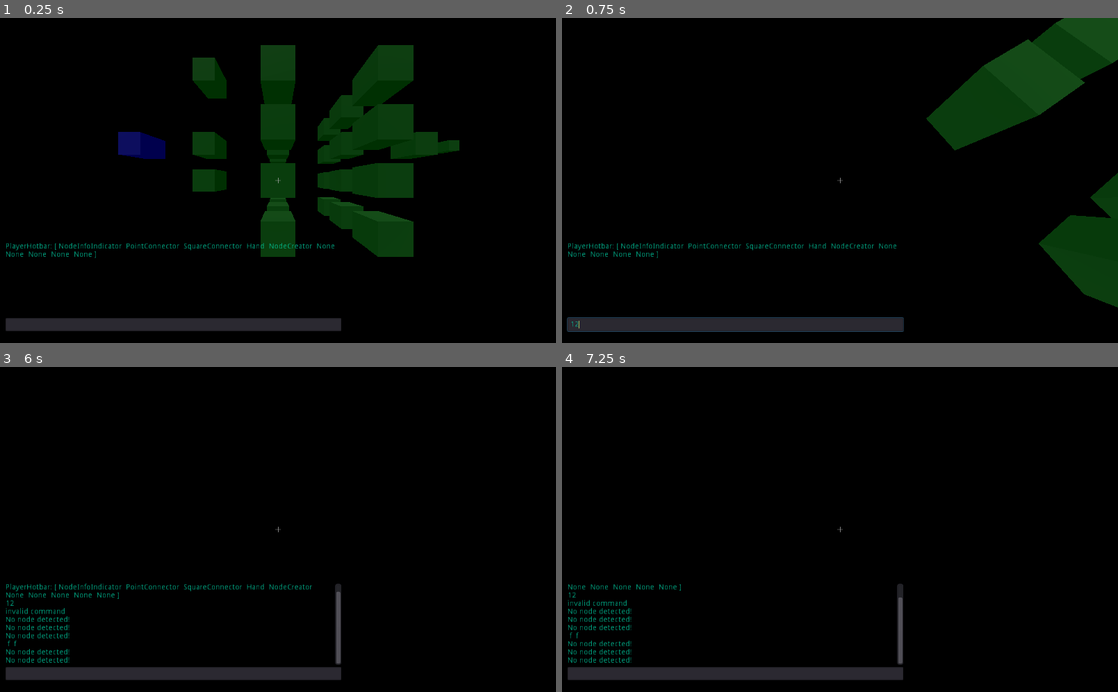
Above: before the commit, frames 1-4 (two rows, left to right).
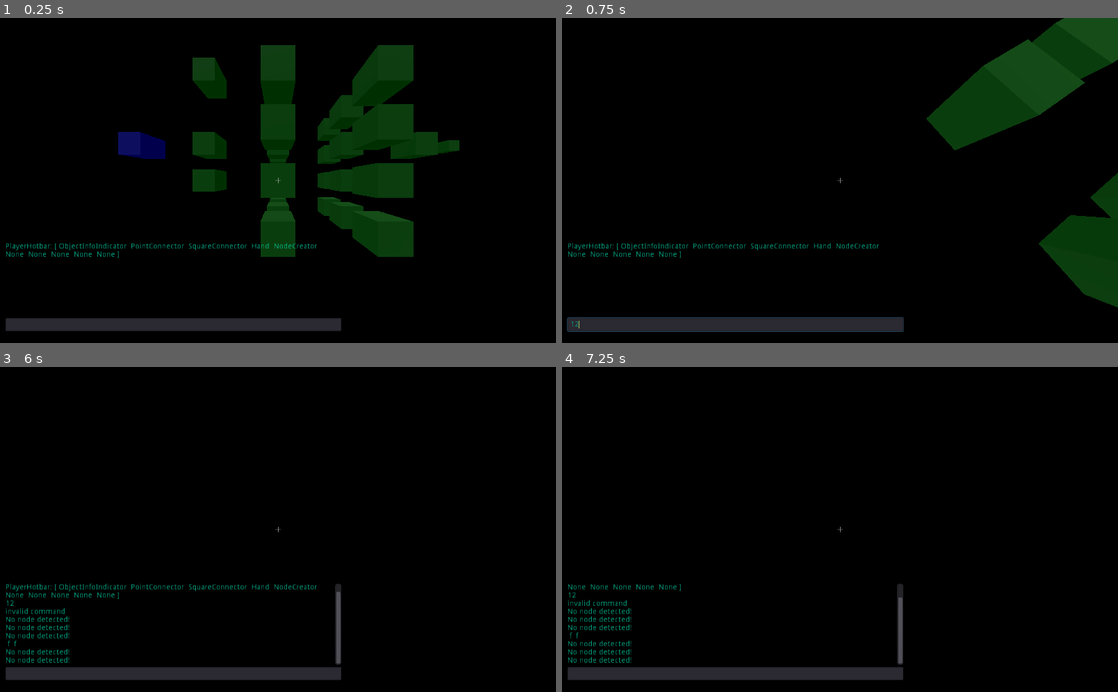
Above: after the commit, the same moments.

Repository: cozyBrain/NeuralNetworkBuilder
Game: Godot game, scene res://Session.tscn
Two runs of this game, one before a commit and one after it. Both use one fixed random seed, a clock stepped at 60 frames per second and the inputs below.
Inputs (mouse positions are in pixels of both pictures, inside the frame that each line leads up to):
- Up to frame 1 (0.25 s): no input
- Up to frame 2 (0.75 s): click (734, 323) at 0.52 s; type "12" at 0.6 s
- Up to frame 3 (6 s): tap Enter at 1.25, 3.5, 5 s; move the mouse to (305, 529) at 1.27 s; hold W from 1.28 s (still down); tap F (KEY_F) at 1.35, 2.3, 2.85, 3.8, 4.55, 5.3 s; click (305, 529) at 1.42 s; tap Space at 1.52, 2.27, 2.75, 3.77, 4.25, 4.52, 5.27, 5.75 s; move the mouse to (250, 529) at 2.02 s; tap C (KEY_C) at 2.1 s; click (250, 529) at 2.17 s; move the mouse to (289, 523) at 2.77 s; click (289, 523) at 2.92 s; move the mouse to (272, 536) at 3.52 s; tap T (KEY_T) at 3.6 s; click (272, 536) at 3.67 s; move the mouse to (316, 532) at 4.27 s; tap Tab (KEY_TAB) at 4.35 s; click (316, 532) at 4.42 s; move the mouse to (233, 526) at 5.02 s; tap O at 5.1 s; click (233, 526) at 5.17 s; move the mouse to (283, 529) at 5.77 s; hold P from 5.78 s (still down); click (283, 529) at 5.92 s
- Up to frame 4 (7.25 s): tap F (KEY_F) at 6.05, 6.8 s; move the mouse to (817, 523) at 6.52 s; release W at 6.53 s; release P at 6.53 s; hold D from 6.53 s (still down); tap Ctrl at 6.6 s; click (817, 523) at 6.67 s; tap Space at 6.77 s

The runs differ from the first frame. In frame 1, 0.5% of the frame differs, in the area x 10-61%, y 69-74%; in frame 2, 0.5%; in frame 3, 0.5%; in frame 4, nothing differs.

Commit message:
NodeInfoIndicator -> ObjectInfoIndicator : able to indicate links too. this was possible already. since I changed it to get object from dictionary using key Vector3(position, y, z), I had to tweak some codes. two main functions: get_instance_id, instance_from_id

Diff:
--- a/Global/Global.gd
+++ b/Global/Global.gd
@@ -4,12 +4,12 @@
 extends Node
 enum ID {
 	None, Player,
-	NII, PC, SC, H, NC,
+	OII, PC, SC, H, NC,
 	N_LeakyReLU, L_Synapse, N_NetworkController, N_Input, N_Tanh, N_Goal,
 }
 const IDtoString = [
 	"None", "Player",
-	"NodeInfoIndicator", "PointConnector", "SquareConnector", "Hand", "NodeCreator",
+	"ObjectInfoIndicator", "PointConnector", "SquareConnector", "Hand", "NodeCreator",
 	"N_LeakyReLU", "L_Synapse", "N_NetworkController", "N_Input", "N_Tanh", "N_Goal",
 ]
 const dx = 0.001
--- a/Links/L_Synapse/L_Synapse.tscn
+++ b/Links/L_Synapse/L_Synapse.tscn
@@ -17,8 +17,6 @@
 
 [node name="L_Synapse" type="StaticBody"]
 transform = Transform( 1, -1.19209e-07, 0, 1.19209e-07, 1, 0, 0, 0, 1, 0, 0, 0 )
-collision_layer = 0
-collision_mask = 0
 script = ExtResource( 1 )
 
 [node name="CollisionShape" type="CollisionShape" parent="."]
--- a/Player/Console.gd
+++ b/Player/Console.gd
@@ -33,7 +33,7 @@
 
 	var Tool = get_node_or_null(toolsPath + splittedArg[0])
 	if Tool == null:  # when the tool doesn't exist
-		return str("\"", splittedArg[0], "\" doesn't exist!\n")
+		return str("Tool \"", splittedArg[0], "\" doesn't exist!\n")
 
 	var output = Tool.handle(splittedArg[1])
 	if typeof(output) == TYPE_STRING:
--- a/Player/Player.gd
+++ b/Player/Player.gd
@@ -22,7 +22,7 @@
 var hotbarSubSelection : bool = false
 var ToolHotbar
 
-var hotbar = [G.ID.NII,G.ID.PC,G.ID.SC,G.ID.H,G.ID.NC,G.ID.None,G.ID.None,G.ID.None,G.ID.None,G.ID.None]  # size:10  hotbar lol! Korean people will see why
+var hotbar = [G.ID.OII,G.ID.PC,G.ID.SC,G.ID.H,G.ID.NC,G.ID.None,G.ID.None,G.ID.None,G.ID.None,G.ID.None]  # size:10  hotbar lol! Korean people will see why
 
 func _ready():
 	Input.set_mouse_mode(Input.MOUSE_MODE_CAPTURED)
@@ -188,9 +188,9 @@
 		if event.is_pressed():
 			if Tool != null:
 				match hotbar[hotbarSelection]:
-					G.ID.NII:
+					G.ID.OII:
 						if rayCastDetectedObject != null:
-							console.processCommand(str("Tool NodeInfoIndicator ", str(rayCastDetectedObject.translation)))
+							console.processCommand(str("Tool ObjectInfoIndicator ", str(rayCastDetectedObject.get_instance_id())))
 						else:
 							console.println("No node detected!")
 					G.ID.PC:
--- a/Player/Player.tscn
+++ b/Player/Player.tscn
@@ -3,7 +3,7 @@
 [ext_resource path="res://Player/Player.gd" type="Script" id=1]
 [ext_resource path="res://Player/crosshair.png" type="Texture" id=2]
 [ext_resource path="res://Player/Tools/PointConnector.tscn" type="PackedScene" id=3]
-[ext_resource path="res://Player/Tools/NodeInfoIndicator.tscn" type="PackedScene" id=4]
+[ext_resource path="res://Player/Tools/ObjectInfoIndicator.tscn" type="PackedScene" id=4]
 [ext_resource path="res://Player/Tools/Hand.tscn" type="PackedScene" id=5]
 [ext_resource path="res://Player/Tools/SquareConnector.tscn" type="PackedScene" id=6]
 [ext_resource path="res://Player/Tools/NodeCreator.tscn" type="PackedScene" id=7]
@@ -99,8 +99,6 @@
 
 [node name="Tools" type="Node" parent="."]
 
-[node name="NodeInfoIndicator" parent="Tools" instance=ExtResource( 4 )]
-
 [node name="PointConnector" parent="Tools" instance=ExtResource( 3 )]
 
 [node name="SquareConnector" parent="Tools" instance=ExtResource( 6 )]
@@ -108,4 +106,6 @@
 [node name="Hand" parent="Tools" instance=ExtResource( 5 )]
 
 [node name="NodeCreator" parent="Tools" instance=ExtResource( 7 )]
+
+[node name="ObjectInfoIndicator" parent="Tools" instance=ExtResource( 4 )]
 [connection signal="text_entered" from="Console/VBoxContainer/HBoxContainer/Input" to="." method="_on_Input_text_entered"]
--- a/Player/Tools/NodeInfoIndicator.gd
+++ /dev/null
@@ -1,29 +0,0 @@
-extends Spatial
-class_name NodeInfoIndicator
-
-export (NodePath) var session_path = G.default_session_path
-var overlappingBodyDetector = load("res://Nodes/N_OverlappingBodyDetectorNode/N_OverlappingBodyDetectorNode.tscn").instance()
-
-const ID : int = G.ID.NII
-
-func handle(position) -> String:
-	position = G.str2vector3(position)
-	if position == null:
-		return "Invalid argument"
-	var node = G.default_session.getNode(position)
-	if null == node:
-		return "No node detected"
-
-
-	var output : String = ""
-	output += str(self.name,": < ", node, "  ", node.translation, " >\n")
-	if not node.has_method("getInfo"):
-		output += str(self.name, ": could not get info as the node doesn't have method getInfo()\n")
-	else:
-		var infoDict = node.getInfo()
-		for key in infoDict:
-			if typeof(infoDict[key]) == TYPE_INT and key == "ID":
-				output += str(key, " : ", infoDict[key], " : ", G.IDtoString[infoDict[key]], '\n')
-				continue
-			output += str(key, " : ", infoDict[key], '\n')
-	return output
--- a/Player/Tools/NodeInfoIndicator.tscn
+++ /dev/null
@@ -1,6 +0,0 @@
-[gd_scene load_steps=2 format=2]
-
-[ext_resource path="res://Player/Tools/NodeInfoIndicator.gd" type="Script" id=1]
-
-[node name="NodeInfoIndicator" type="Spatial"]
-script = ExtResource( 1 )
--- /dev/null
+++ b/Player/Tools/ObjectInfoIndicator.gd
@@ -0,0 +1,34 @@
+extends Node
+class_name NodeInfoIndicator
+
+
+export (NodePath) var session_path = G.default_session_path
+var overlappingBodyDetector = load("res://Nodes/N_OverlappingBodyDetectorNode/N_OverlappingBodyDetectorNode.tscn").instance()
+
+const ID : int = G.ID.OII
+
+func handle(position) -> String:
+	var object
+	if position.is_valid_integer():  # is this an instance?
+		object = instance_from_id(int(position))
+	else:
+		position = G.str2vector3(position)
+		if position == null:
+			return "Invalid argument"
+		object = G.default_session.getNode(position)
+		if null == object:
+			return "No object detected"
+
+
+	var output : String = ""
+	output += str(self.name,": < ", object, "  ", object.translation, " >\n")
+	if not object.has_method("getInfo"):
+		output += str(self.name, ": could not get info as the object doesn't have method getInfo()\n")
+	else:
+		var infoDict = object.getInfo()
+		for key in infoDict:
+			if typeof(infoDict[key]) == TYPE_INT and key == "ID":
+				output += str(key, " : ", infoDict[key], " : ", G.IDtoString[infoDict[key]], '\n')
+				continue
+			output += str(key, " : ", infoDict[key], '\n')
+	return output
--- /dev/null
+++ b/Player/Tools/ObjectInfoIndicator.tscn
@@ -0,0 +1,6 @@
+[gd_scene load_steps=2 format=2]
+
+[ext_resource path="res://Player/Tools/ObjectInfoIndicator.gd" type="Script" id=1]
+
+[node name="ObjectInfoIndicator" type="Node"]
+script = ExtResource( 1 )
--- a/project.godot
+++ b/project.godot
@@ -44,10 +44,10 @@
 "language": "GDScript",
 "path": "res://Player/Tools/NodeCreator.gd"
 }, {
-"base": "Spatial",
+"base": "Node",
 "class": "NodeInfoIndicator",
 "language": "GDScript",
-"path": "res://Player/Tools/NodeInfoIndicator.gd"
+"path": "res://Player/Tools/ObjectInfoIndicator.gd"
 }, {
 "base": "KinematicBody",
 "class": "Player",
